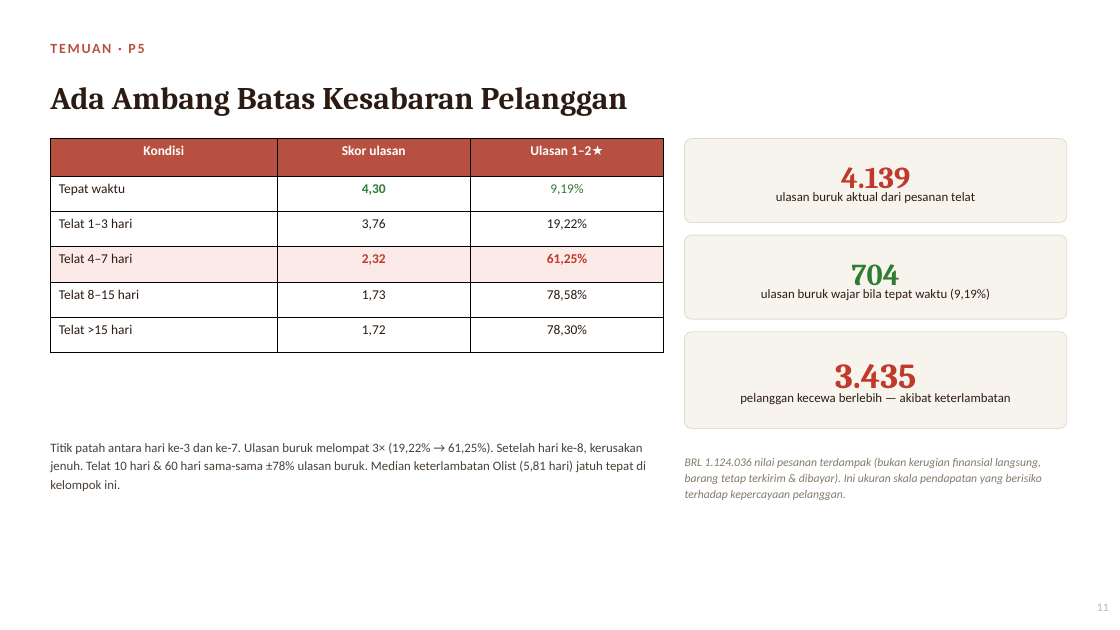
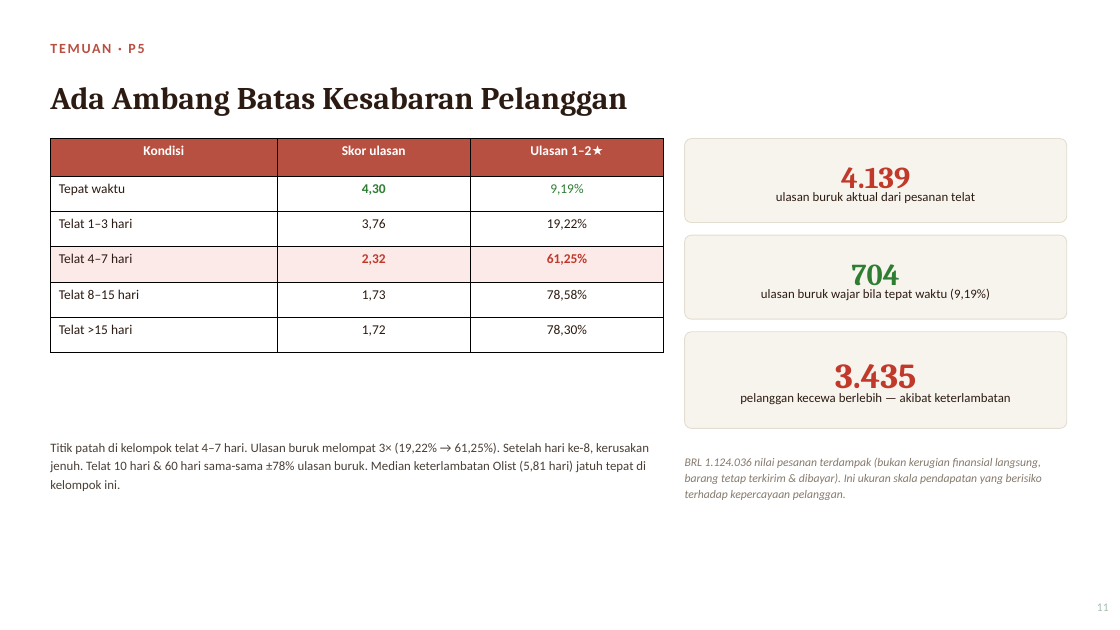
Before and after one commit to ArifHerfianZaenChartiko/Diagnosis-Keterlambatan-Pengiriman-Marketplace-Olist, a slide deck: slide 11 of hasil/presentasi_diagnosis_keterlambatan.pptx. Drawn at 1120x630 pixels with LibreOffice and Linux fonts; fonts in the diff are those of the drawing. Boxes give left, top, right and bottom in pixels: in the first picture for what was removed or moved away, otherwise in the second. Text is boxed around its words. In the diff, an @@ line names an element or a change of style, - is before the commit and + after.

Commit message:
seragamkan isi: ambang ulasan, klaim transit, selisih janji, jabatan
- ambang ulasan buruk ditulis "telat 4-7 hari" di semua dokumen,
  sama dengan kelompok data dan judul grafik dasbor
- klaim lama transit dilunakkan: Parana transit lebih lama dari Sao Paulo
  tapi telatnya lebih rendah
- selisih janji "cenderung menyusut" (sempat naik Des 2017 & Jun 2018);
  perbaikan Jun tidak lagi diklaim terjadi meski janji makin ketat
- jabatan penyusun diseragamkan menjadi Analis Operasional
- laporan md/docx/pdf, presentasi, README, dan komentar SQL ikut diperbarui

```diff
--- a/hasil/presentasi_diagnosis_keterlambatan.pptx
+++ b/hasil/presentasi_diagnosis_keterlambatan.pptx
@@ text at (50,443,649,491): text changed @@
-Titik patah antara hari ke-3 dan ke-7. Ulasan buruk melompat 3× (19,22% → 61,25%). Setelah hari ke-8, kerusakan jenuh. Telat 10 hari & 60 hari sama-sama ±78% ulasan buruk. Median keterlambatan Olist (5,81 hari) jatuh tepat di kelompok ini.
+Titik patah di kelompok telat 4–7 hari. Ulasan buruk melompat 3× (19,22% → 61,25%). Setelah hari ke-8, kerusakan jenuh. Telat 10 hari & 60 hari sama-sama ±78% ulasan buruk. Median keterlambatan Olist (5,81 hari) jatuh tepat di kelompok ini.
```
Also in this commit, not shown: 2 other slides changed, 5 other files.
